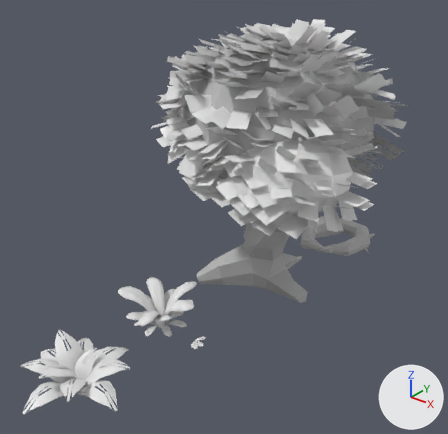
The FBX model Assets/Environments/Garden/Flora.fbx as it was, and as the next commit left it.
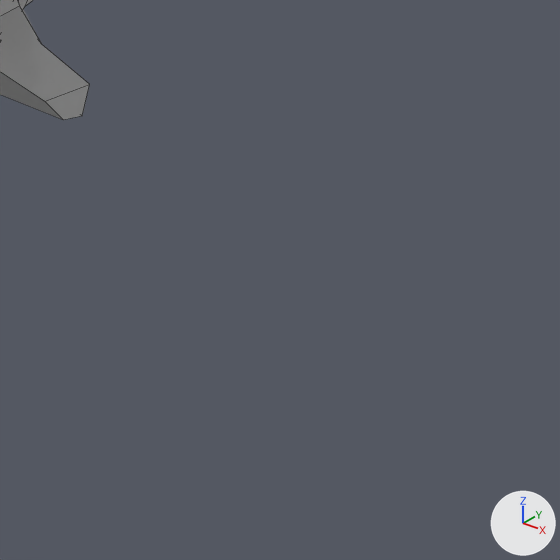
Old and new are each drawn whole from a 50 mm lens placed at (2.8, -7.71, 5.77), pointed at (-2.36, -1.26, 1.78) and again close up on the part from 63% to 100% of the width and 62% to 100% of the height. Arrows for +X, +Y and +Z are at lower right; the lights stay in place. The close-ups show mesh edges as thin lines. Where no turn or scale is listed for an object, it has been applied to the vertices.

Objects in the first close-up: 'TreeMesh'.
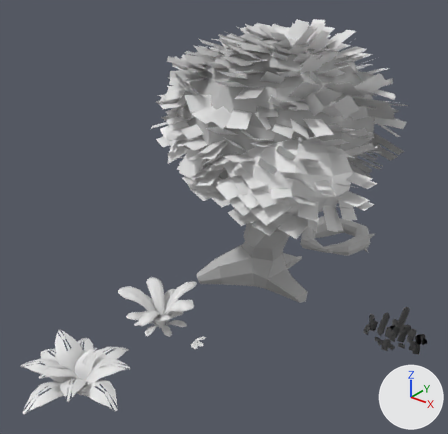
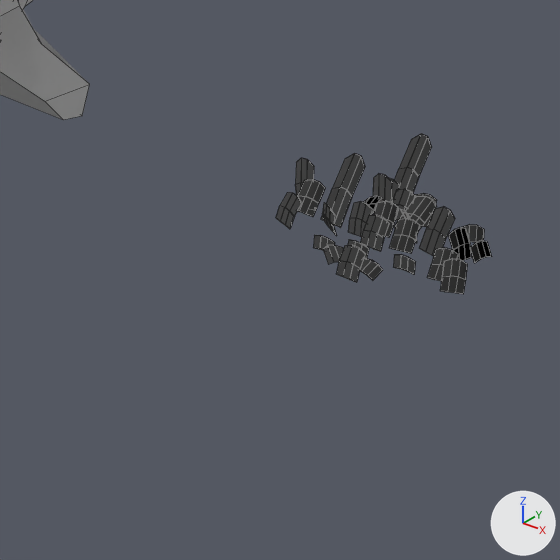
The change, as a list of edits to the scene's bpy script:
```text
Add me_mesh_1:
    me_mesh_1.from_pydata(...)  # 646 vertices, 566 faces; spans x -0.49..0.459, y -0.392..0.418, z -0.072..0.283
Add ob_grassmesh:
    ob_grassmesh = bpy.data.objects.new('GrassMesh', me_mesh_1)
    ob_grassmesh.location = (0.0, 0.0, 0.0)
```

Pixel boxes (x1, y1, x2, y2) of what changed, in the close-ups (560 x 560 px):
'GrassMesh', added
    after: (276, 134, 492, 294)
